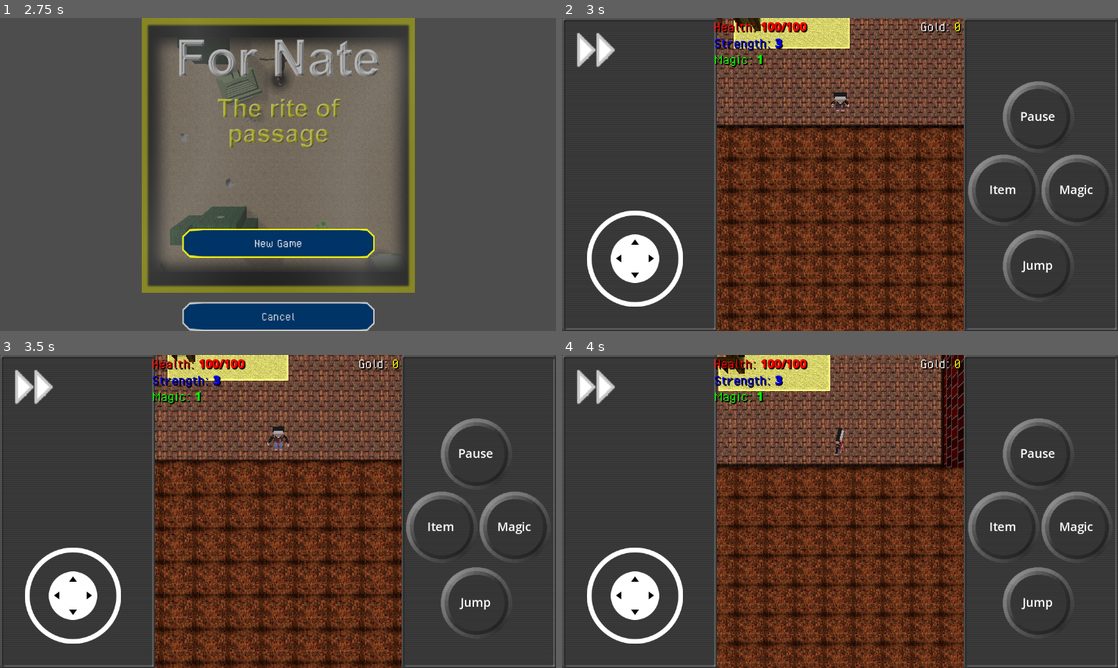
Above: before the commit, frames 1-4 (two rows, left to right).
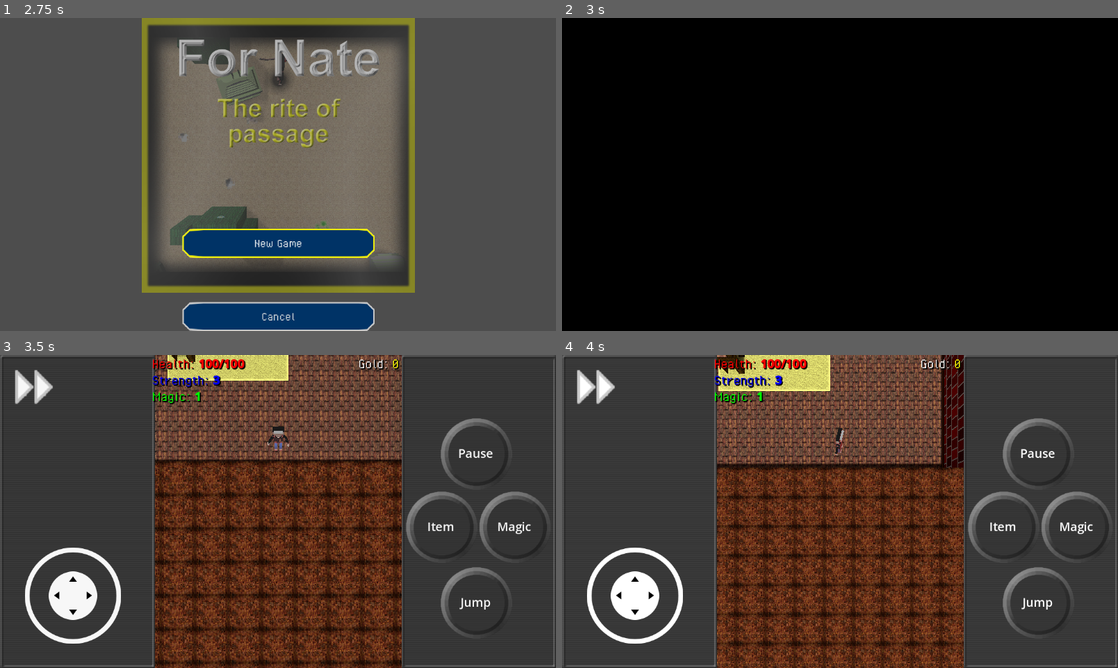
Above: after the commit, the same moments.

Repository: davididev/DavidiClanZappers
Game: Godot game, scene res://Scenes/Global/TitleScreen.tscn
Two runs of this game, one before a commit and one after it. Both use one fixed random seed, a clock stepped at 60 frames per second and the inputs below.
Inputs (mouse positions are in pixels of both pictures, inside the frame that each line leads up to):
- Up to frame 1 (2.75 s): click "Next" at 0.5 s; click "Next" at 1.25 s; click (278, 174) at 2 s
- Up to frame 2 (3 s): click "New Game" at 2.75 s
- Up to frame 3 (3.5 s): no input
- Up to frame 4 (4 s): move the mouse to (962, 495) at 3.52 s; hold Right (ui_right) from 3.53 s (still down); tap Z (item) at 3.6 s; click (962, 495) at 3.67 s; tap Space (jump) at 3.77 s; tap X (magic) at 3.8 s

Frame 1 is identical in both runs. In frame 2, 100% of the frame differs, in the area x 0-100%, y 0-100%; in frame 3, less than 0.1%; in frame 4, nothing differs.

Commit message:
Freeze on movement

Diff:
--- a/Prefabs/Player/player_ui.tscn
+++ b/Prefabs/Player/player_ui.tscn
@@ -1002,7 +1002,6 @@
 bus = &"Sound"
 
 [node name="Fade" type="ColorRect" parent="."]
-visible = false
 layout_mode = 1
 anchors_preset = 15
 anchor_right = 1.0
--- a/Scripts/Global/Player/Avatar.gd
+++ b/Scripts/Global/Player/Avatar.gd
@@ -2,6 +2,7 @@
 
 signal OnDamage(Amount : int);  #Enemies will need to use this
 
+static var AttackAnimTime = -1.0;
 var damageDelay : float = -1.0;
 @export var itemAttachment : NodePath;
 @export var spellAttachment : NodePath;
@@ -28,17 +29,22 @@
 
 func _process(delta: float) -> void:
 	PlayerPos = global_position;
+	if AttackAnimTime > -1.0:
+		AttackAnimTime -= delta;
+
 	if AttachedItem > 0:
 		#Prepare animations
 		if Input.is_action_just_pressed("item"):
 			get_node(npcAnimatorRef).PlayAttackAnim();
 			get_node(itemAttachment).get_child(0).call("UseItem");
+			AttackAnimTime = 0.6;
 	if AttachedSpell > 0:
 		if Input.is_action_just_pressed("magic"):
 			if PlayerUI.minTimerMagic >= PlayerUI.maxTimerMagic:
 				get_node(npcAnimatorRef). PlaySpellAnim();
 				PlayerUI.minTimerMagic = 0.0;
 				get_node(spellAttachment).get_child(0).call("UseSpell");
+				AttackAnimTime = 0.6;
 
 
 	emissionColor.r = move_toward(emissionColor.r, targetColor.r, 4.0 * delta);
--- a/Scripts/Global/Player/boilerplate.gd
+++ b/Scripts/Global/Player/boilerplate.gd
@@ -61,6 +61,8 @@
 
 	if DialogueHandler.IsRunning:
 		moveVec = Vector3.ZERO;
+	if Avatar.AttackAnimTime > 0.0:
+		moveVec = Vector3.ZERO;
 
 	if moveVec.x == 0.0:
 		moveSpeed.x = move_toward(moveSpeed.x, 0.0, MOVE_PER_SECOND * delta);
